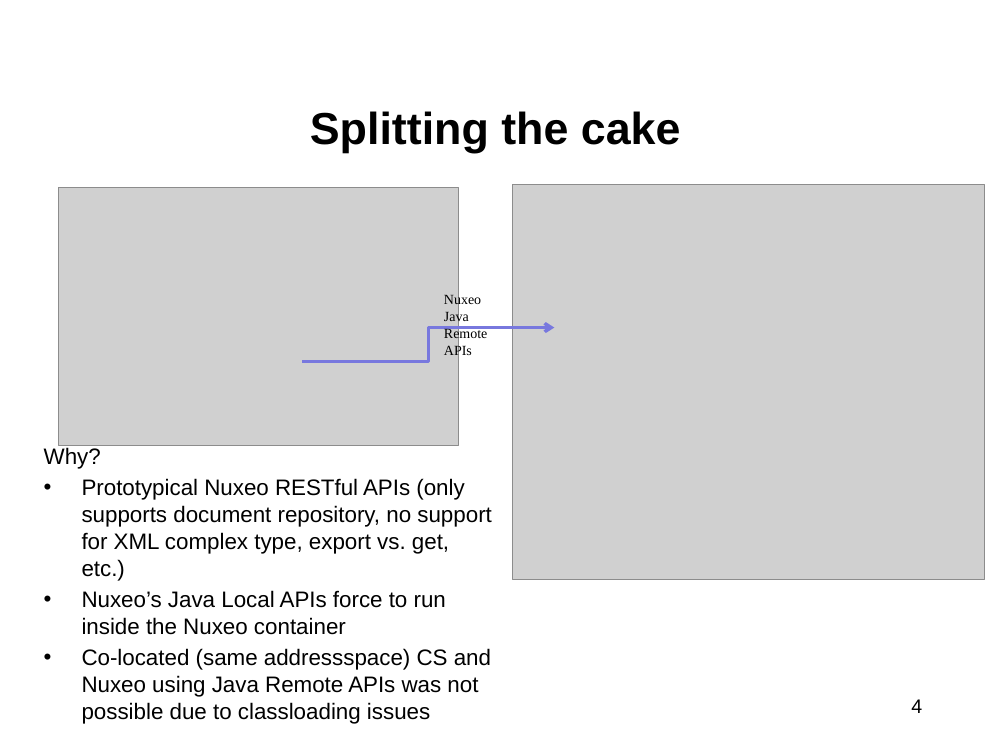
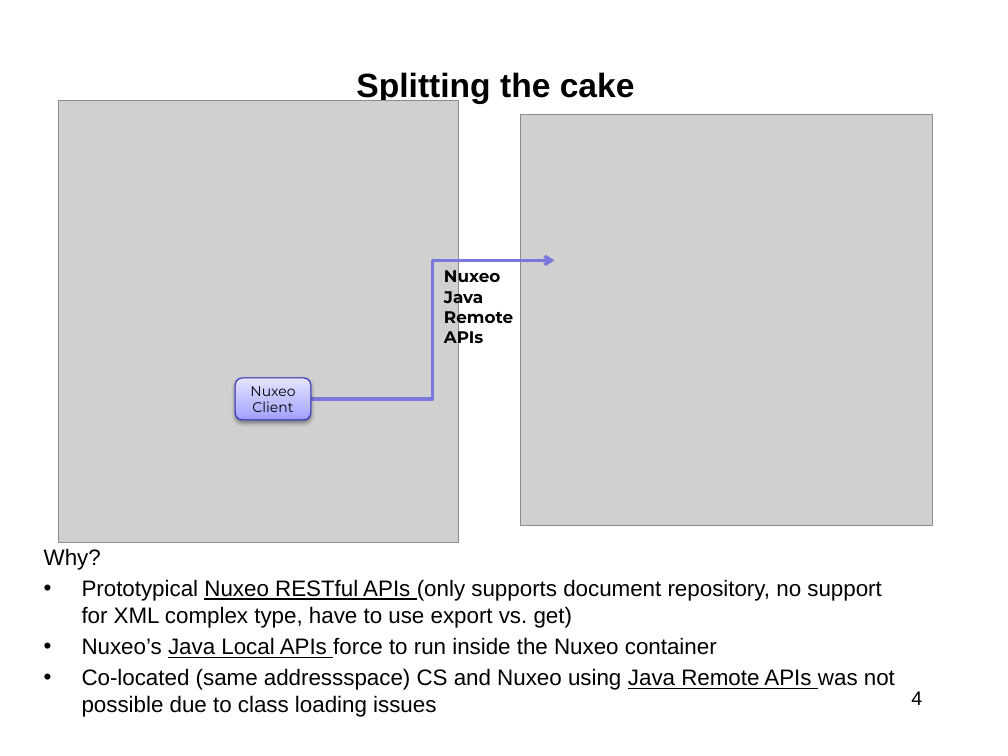
Before and after one commit to walkerart/services, a slide deck: slide 4 of docs/allteam-061409-toronto/Toronto_BehindTheScenes.pptx. Drawn at 1008x756 pixels with LibreOffice and Linux fonts; fonts in the diff are those of the drawing; grey boxes stand for pictures; background and template pictures are left out. Boxes give left, top, right and bottom in pixels: in the first picture for what was removed or moved away, otherwise in the second. Text is boxed around its words. In the diff, an @@ line names an element or a change of style, - is before the commit and + after.

```diff
--- a/docs/allteam-061409-toronto/Toronto_BehindTheScenes.pptx
+++ b/docs/allteam-061409-toronto/Toronto_BehindTheScenes.pptx
@@ title "Splitting the cake" at (356,72,635,104): size 32 to 24 pt @@
@@ picture: place and size @@
-picture at (58,187,458,445)
+picture at (58,101,458,543)
@@ picture: place and size @@
-picture at (512,184,984,579)
+picture at (521,115,932,526)
@@ elbow arrow moved from (302, 361) - (554, 328) to (310, 399) - (554, 260) @@
@@ text "Nuxeo": place and size @@
-text "Nuxeo" at (444,293,487,359)
+text "Nuxeo" at (444,266,513,348)
@@ text "Nuxeo" at (444,266,513,348): size 10 to 12 pt, font Times New Roman to Montserrat, bold on @@
@@ rounded rectangle added at (235,378,310,420), fill gradient #9F9FFF to #BBBBFF to #E5E5FF, outline #2929B8 0.75 pt, 10 pt, text #000000 @@
+Nuxeo Client
@@ text "Why?": place and size @@
-text "Why?" at (44,447,492,724)
+text "Why?" at (44,548,895,717)
@@ text at (82,579,882,628): text changed @@
-• Prototypical Nuxeo RESTful APIs (only supports document repository, no support for XML complex type, export vs. get, etc.)
+• Prototypical Nuxeo RESTful APIs (only supports document repository, no support for XML complex type, have to use export vs. get)
@@ text at (82,637,717,658): underline on in "Java Local APIs" @@
@@ text at (82,668,895,717): spaces changed @@
-• Co-located (same addressspace) CS and Nuxeo using Java Remote APIs was not possible due to classloading issues
+• Co-located (same addressspace) CS and Nuxeo using Java Remote APIs was not possible due to class loading issues
@@ page number: place and size @@
-page number at (911,699,922,713)
+page number at (911,691,922,705)
```
Also in this commit, not shown: 10 other slides changed, 2 slides added, 1 slide removed.
